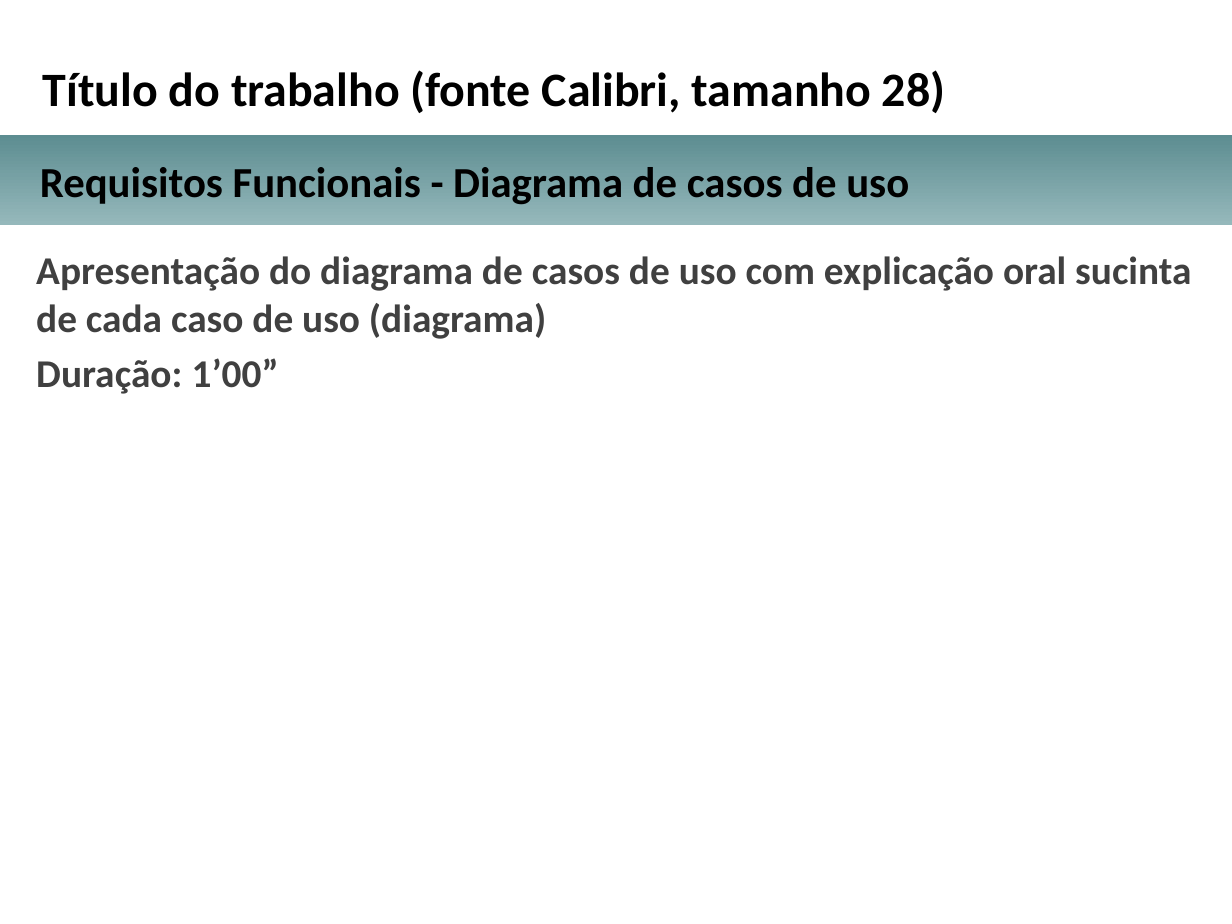
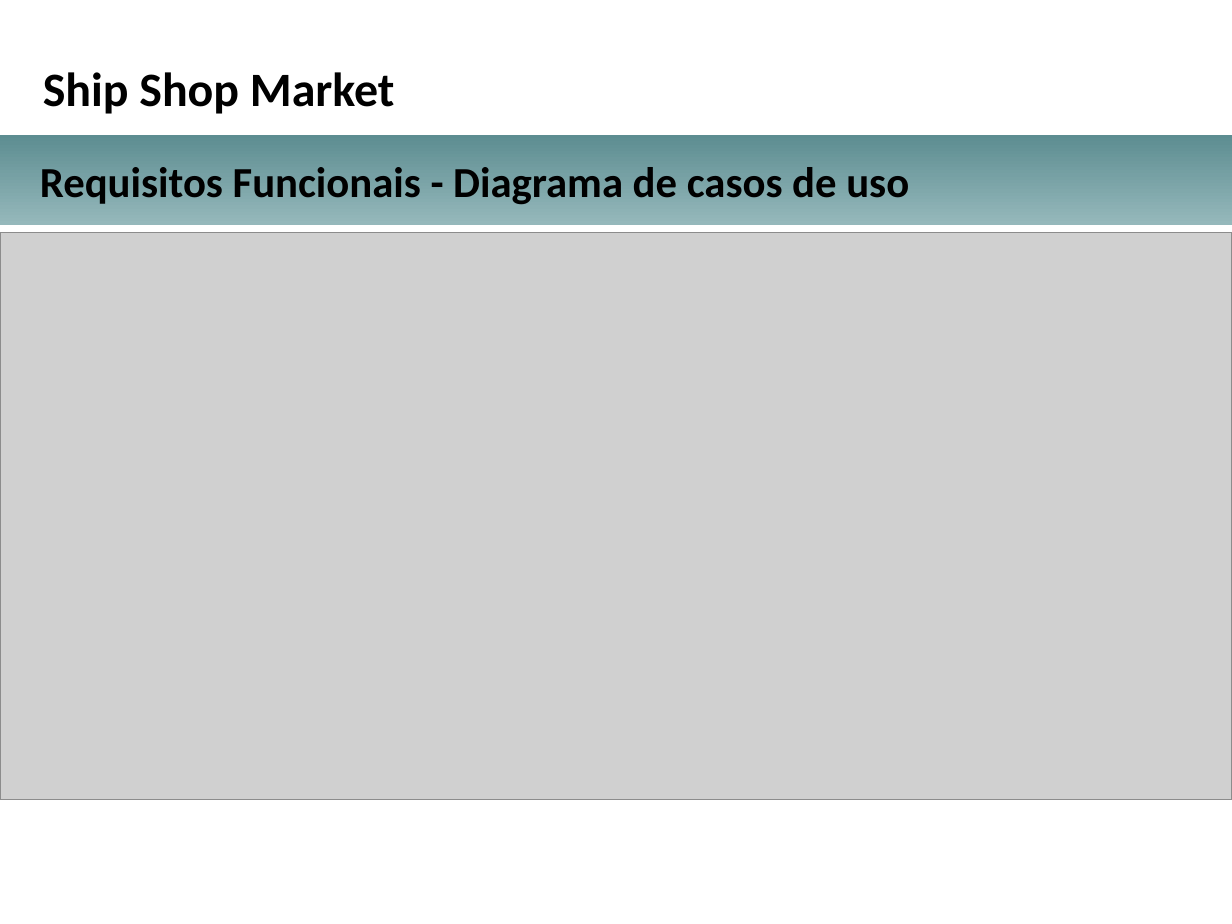
Before and after one commit to dvp333/tcc-arq-soft-dist, a slide deck: slide 3 of Enunciado e modelos/Orientação e Modelo para a Apresentação para a Banca/Apresentacao_projeto_arquitetural_TCC.pptx. Drawn at 1232x924 pixels with LibreOffice and Linux fonts; fonts in the diff are those of the drawing; grey boxes stand for pictures; background and template pictures are left out. Boxes give left, top, right and bottom in pixels: in the first picture for what was removed or moved away, otherwise in the second. Text is boxed around its words. In the diff, an @@ line names an element or a change of style, - is before the commit and + after.

```diff
--- a/Enunciado e modelos/Orientação e Modelo para a Apresentação para a Banca/Apresentacao_projeto_arquitetural_TCC.pptx
+++ b/Enunciado e modelos/Orientação e Modelo para a Apresentação para a Banca/Apresentacao_projeto_arquitetural_TCC.pptx
@@ text at (x1=43, y1=72, x2=394, y2=114): text changed @@
-Título do trabalho (fonte Calibri, tamanho 28)
+Ship Shop Market
@@ picture added at (x1=0, y1=233, x2=1232, y2=800) @@
@@ text removed at (x1=36, y1=256, x2=1191, y2=394) @@
-Apresentação do diagrama de casos de uso com explicação oral sucinta de cada caso de uso (diagrama)
-Duração: 1’00”
```
Also in this commit, not shown: 10 other slides changed.
